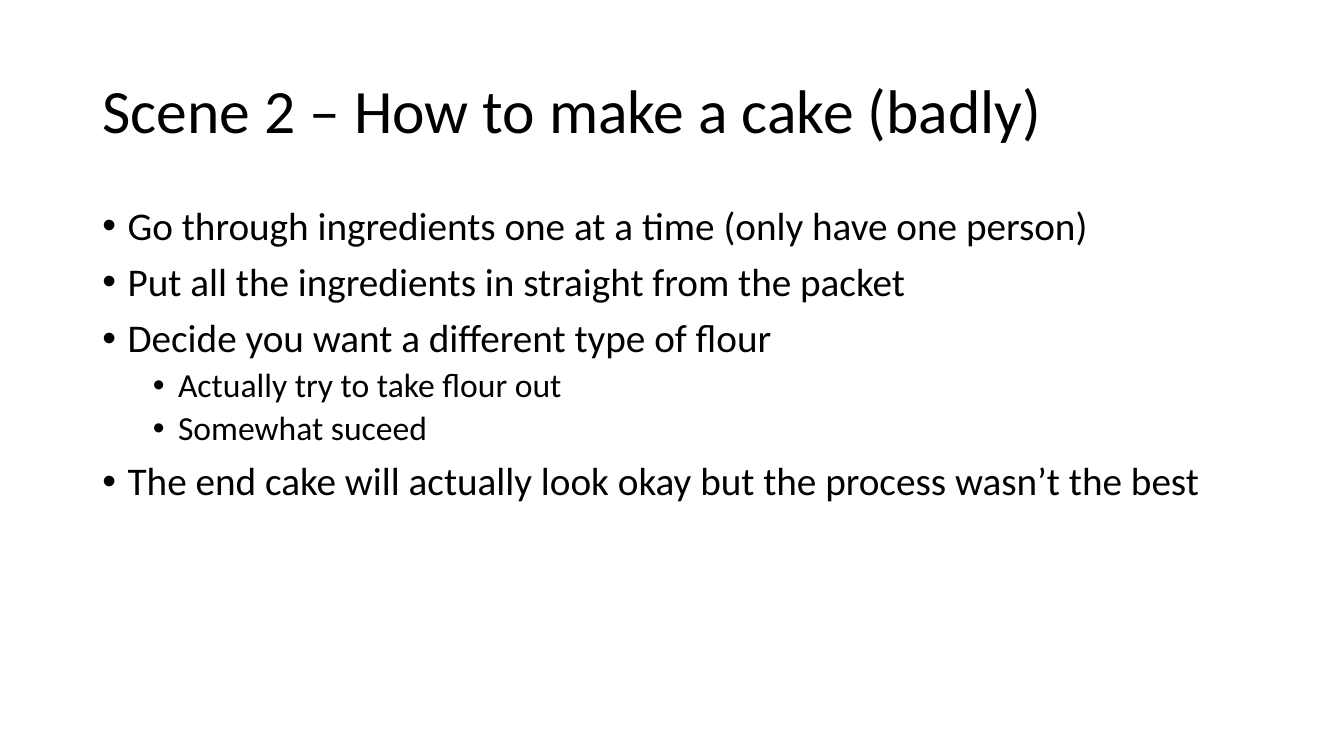
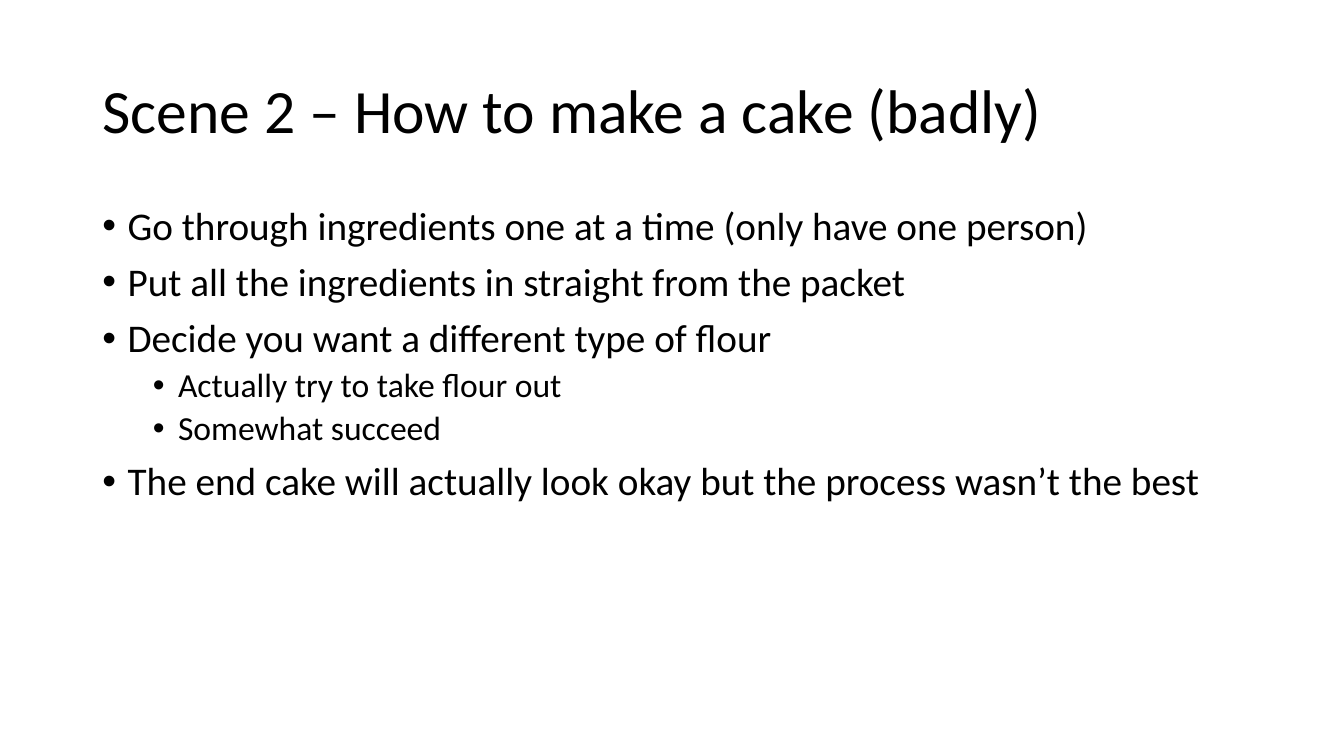
Before and after one commit to gavinhenderson/AC31009-Component, a slide deck: slide 4 of video/StoryBoard.pptx. Drawn at 1344x756 pixels with LibreOffice and Linux fonts; fonts in the diff are those of the drawing. Boxes give left, top, right and bottom in pixels: in the first picture for what was removed or moved away, otherwise in the second. Text is boxed around its words. In the diff, an @@ line names an element or a change of style, - is before the commit and + after.

```diff
--- a/video/StoryBoard.pptx
+++ b/video/StoryBoard.pptx
@@ text at (178, 416, 441, 441): text changed @@
-  • Somewhat suceed
+  • Somewhat succeed
```
Also in this commit, not shown: 2 other slides changed.
